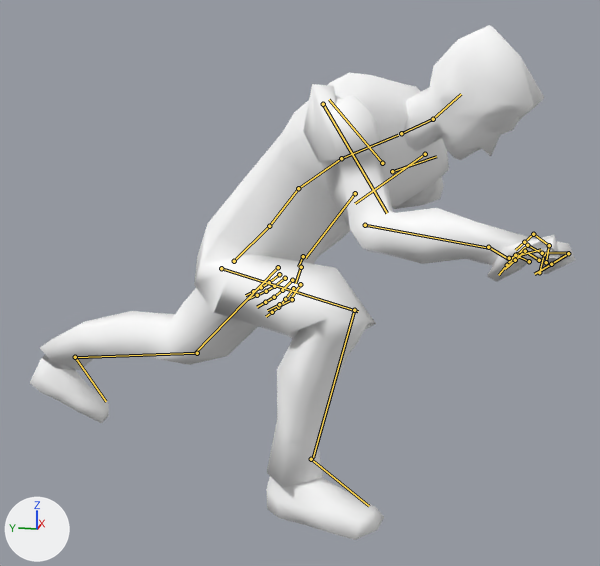
A saved change to the glTF model assets/title_screen/Donte_With_Animations.glb.
The view is the same before and after, from a 50 mm lens placed at (-2.057, -0.448, 1.0), pointed at (-0.103, -0.057, 0.511). The lights are fixed; the arrows at lower left show +X, +Y and +Z. The first picture is the older version. Both versions are drawn at frame 4 of the action 'Million_Stabs'; the numbers are the values there. The bones that change, and the others that lie on the model, are drawn over the model as lines.

Names of what the first picture shows: 'male_player.002'.
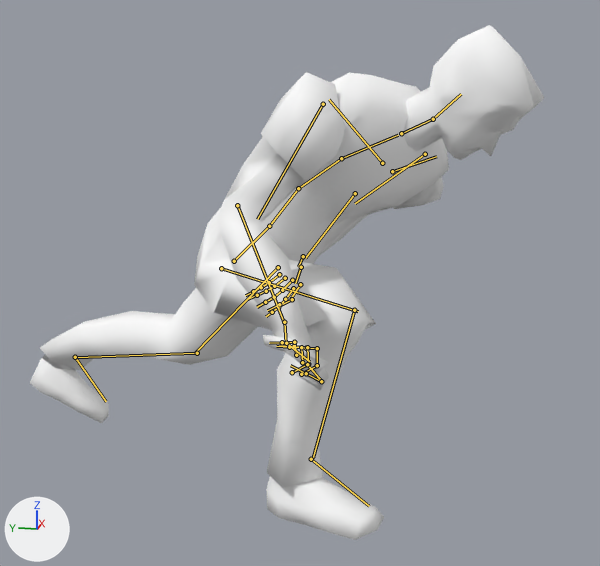
Commit message: Implementation of animations into game

Pixel boxes (x1, y1, x2, y2) of what changed, in the pictures (600 x 566 px):
'male_player.002', posed: before (30, 25, 575, 540); after (30, 25, 544, 540)
bone 'upperarm_r', root to tip: before (323, 104) to (387, 213); after (323, 104) to (257, 219)
bone 'lowerarm_r', root to tip: before (365, 225) to (489, 248); after (237, 205) to (284, 322)

Edits to the bpy script that builds the scene:
```text
Change bone_upperarm_r:
    where bone_upperarm_r = bpy.data.objects['Armature'].pose.bones['upperarm_r']  # child of 'clavicle_r'
    bone_upperarm_r.rotation_quaternion: (0.433, 0.695, 0.461, 0.343) -> (0.787, 0.467, 0.129, 0.382)  # degrees (113, -4, 70) -> degrees (58, -9, 47)
Change bone_lowerarm_r:
    where bone_lowerarm_r = bpy.data.objects['Armature'].pose.bones['lowerarm_r']  # child of 'upperarm_r'
    bone_lowerarm_r.rotation_quaternion: (0.83, 0.304, 0.467, 0.019) -> (0.803, 0.351, 0.481, 0.031)  # degrees (54, 50, 29) -> degrees (64, 49, 36)
```
